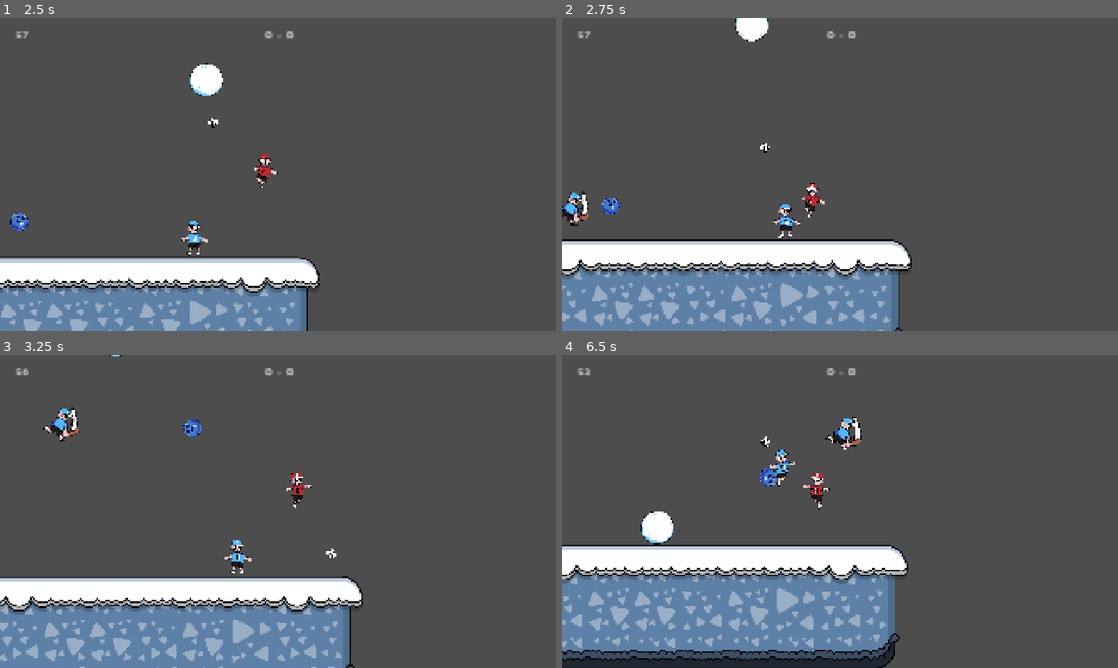
Above: before the commit, frames 1-4 (two rows, left to right).
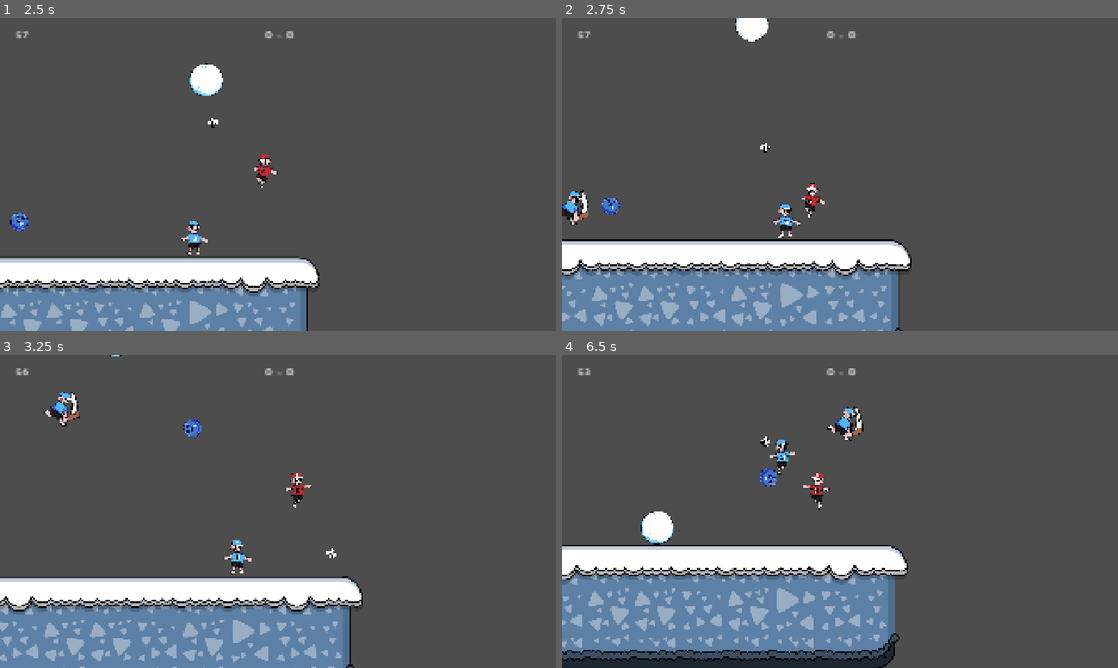
Above: after the commit, the same moments.

Repository: GuiDev-bit/Winter-Game-Jam
Game: Godot game, scene res://scenes/main/main.tscn
Two runs of this game, one before a commit and one after it. Both use one fixed random seed, a clock stepped at 60 frames per second and the inputs below. This scene is started directly instead of the project's main scene.
Inputs (mouse positions are in pixels of both pictures, inside the frame that each line leads up to):
- Up to frame 1 (2.5 s): tap Enter (ui_accept) at 0.5 s; move the mouse to (400, 158) at 0.52 s; hold D (right) 0.53-2.03 s; tap W (jump) at 0.6, 0.77, 1.07, 1.52, 1.55, 1.82, 2.3 s; move the mouse to (166, 190) at 1.27 s; click (166, 190) at 1.35 s; move the mouse to (333, 105) at 2.02 s; hold A (left) from 2.03 s (still down); hold Right mouse button (attack_r) from 2.03 s (still down)
- Up to frame 2 (2.75 s): keep holding A (left); keep holding Right mouse button (attack_r)
- Up to frame 3 (3.25 s): move the mouse to (250, 574) at 2.77 s; release A (left) at 2.78 s; release Right mouse button (attack_r) at 2.78 s; hold D (right) from 2.78 s (still down); tap W (jump) at 2.85, 3.02 s
- Up to frame 4 (6.5 s): tap W (jump) at 3.32, 3.77, 3.8, 4.07, 4.52, 4.55, 4.82, 5.1, 6.02, 6.05, 6.32 s; move the mouse to (1006, 558) at 3.52 s; click (1006, 558) at 3.6 s; move the mouse to (673, 464) at 4.27 s; release D (right) at 4.28 s; hold A (left) 4.28-5.03 s; right-click (673, 464) at 4.35 s; move the mouse to (867, 511) at 5.02 s; hold D (right) 5.03-5.78 s; move the mouse to (756, 433) at 5.77 s; hold A (left) from 5.78 s (still down); click (756, 433) at 5.85 s

Frame 1 is identical in both runs. In frame 2, 0.2% of the frame differs, in the area x 0-5%, y 54-67%; in frame 3, 0.6%; in frame 4, 0.8%, in the area x 37-55%, y 16-42%.

Commit message:
Ui code final

Diff:
--- a/project.godot
+++ b/project.godot
@@ -24,6 +24,7 @@
 AudioManager="*res://script/manager/audio_manager.gd"
 MatchManager="*uid://coaoeinnbyog8"
 AiManager="*uid://cnw0c8yukfane"
+SaveManager="*uid://cjws4nr77wrlf"
 
 [display]
 
--- a/scenes/ui/level_selector.tscn
+++ b/scenes/ui/level_selector.tscn
@@ -2,6 +2,7 @@
 
 [ext_resource type="Texture2D" uid="uid://k6r6x7to210p" path="res://assets/hud/UI_Button.png" id="1_jhogm"]
 [ext_resource type="Texture2D" uid="uid://vmug3ssx0wcb" path="res://assets/hud/UI_Credits.png" id="2_5irit"]
+[ext_resource type="Script" uid="uid://dtkkwhraawhw7" path="res://script/ui/level_selector.gd" id="2_lhagn"]
 
 [sub_resource type="StyleBoxTexture" id="StyleBoxTexture_lhagn"]
 texture = ExtResource("1_jhogm")
@@ -25,6 +26,7 @@
 grow_horizontal = 2
 grow_vertical = 2
 theme = SubResource("Theme_cr31p")
+script = ExtResource("2_lhagn")
 
 [node name="PanelContainer" type="PanelContainer" parent="." unique_id=264648195]
 layout_mode = 1
@@ -91,3 +93,7 @@
 theme_override_constants/outline_size = 10
 theme_override_font_sizes/font_size = 100
 text = "Back"
+
+[connection signal="pressed" from="PanelContainer/VBoxContainer/GridContainer/Button" to="." method="_on_button_pressed"]
+[connection signal="pressed" from="PanelContainer/VBoxContainer/GridContainer/Button2" to="." method="_on_button_2_pressed"]
+[connection signal="pressed" from="PanelContainer/VBoxContainer/Button" to="." method="_on_back_pressed"]
--- a/scenes/ui/settings_menu.tscn
+++ b/scenes/ui/settings_menu.tscn
@@ -1,5 +1,6 @@
 [gd_scene format=3 uid="uid://4o2jn7lvf5ph"]
 
+[ext_resource type="Script" uid="uid://ddiwqo5kd6r3w" path="res://script/ui/setting_menu.gd" id="1_mhswj"]
 [ext_resource type="Texture2D" uid="uid://biicvll1v04ba" path="res://assets/hud/Sans_titre_429_20260224150002.png" id="1_qwcqe"]
 
 [node name="SettingsMenu" type="Control" unique_id=1977151436]
@@ -9,6 +10,7 @@
 anchor_bottom = 1.0
 grow_horizontal = 2
 grow_vertical = 2
+script = ExtResource("1_mhswj")
 
 [node name="Background" type="TextureRect" parent="." unique_id=80299960]
 texture_filter = 1
@@ -69,3 +71,8 @@
 
 [node name="TextureRect" type="TextureRect" parent="HBoxContainer" unique_id=1565951706]
 layout_mode = 2
+
+[connection signal="value_changed" from="HBoxContainer/VBoxContainer/Music/HSlider" to="." method="_on_h_slider_value_changed"]
+[connection signal="value_changed" from="HBoxContainer/VBoxContainer/SFX/HSlider" to="." method="_on_h_slider_2_value_changed"]
+[connection signal="pressed" from="HBoxContainer/VBoxContainer/Reset to default" to="." method="_on_reset_to_default_pressed"]
+[connection signal="pressed" from="HBoxContainer/VBoxContainer/Back" to="." method="_on_back_pressed"]
--- a/scenes/ui/win_menu.tscn
+++ b/scenes/ui/win_menu.tscn
@@ -46,12 +46,12 @@
 layout_mode = 2
 alignment = 1
 
-[node name="Play Again" type="TextureButton" parent="Panel/MarginContainer/VBoxContainer/HBoxContainer" unique_id=1209566276]
+[node name="play_again" type="TextureButton" parent="Panel/MarginContainer/VBoxContainer/HBoxContainer" unique_id=1209566276]
 layout_mode = 2
 texture_normal = ExtResource("2_8ch8s")
 stretch_mode = 3
 
-[node name="Label" type="Label" parent="Panel/MarginContainer/VBoxContainer/HBoxContainer/Play Again" unique_id=1123807628]
+[node name="Label" type="Label" parent="Panel/MarginContainer/VBoxContainer/HBoxContainer/play_again" unique_id=1123807628]
 layout_mode = 1
 anchors_preset = 8
 anchor_left = 0.5
@@ -70,12 +70,12 @@
 text = "Play Again"
 horizontal_alignment = 1
 
-[node name="Main Menu" type="TextureButton" parent="Panel/MarginContainer/VBoxContainer/HBoxContainer" unique_id=415755882]
+[node name="main_menu" type="TextureButton" parent="Panel/MarginContainer/VBoxContainer/HBoxContainer" unique_id=415755882]
 layout_mode = 2
 texture_normal = ExtResource("2_8ch8s")
 stretch_mode = 3
 
-[node name="Label" type="Label" parent="Panel/MarginContainer/VBoxContainer/HBoxContainer/Main Menu" unique_id=71586627]
+[node name="Label" type="Label" parent="Panel/MarginContainer/VBoxContainer/HBoxContainer/main_menu" unique_id=71586627]
 layout_mode = 1
 anchors_preset = 8
 anchor_left = 0.5
@@ -94,5 +94,5 @@
 text = "Main Menu"
 horizontal_alignment = 1
 
-[connection signal="pressed" from="Panel/MarginContainer/VBoxContainer/HBoxContainer/Play Again" to="." method="_on_play_again_pressed"]
-[connection signal="pressed" from="Panel/MarginContainer/VBoxContainer/HBoxContainer/Main Menu" to="." method="_on_main_menu_pressed"]
+[connection signal="pressed" from="Panel/MarginContainer/VBoxContainer/HBoxContainer/play_again" to="." method="_on_play_again_pressed"]
+[connection signal="pressed" from="Panel/MarginContainer/VBoxContainer/HBoxContainer/main_menu" to="." method="_on_main_menu_pressed"]
--- a/script/enemy/enemy.gd
+++ b/script/enemy/enemy.gd
@@ -213,7 +213,8 @@
 		return
 	var dist = global_position.distance_to(ball_ref.global_position)
 	var ball_is_above = ball_ref.global_position.y < global_position.y - 30
-	if dist < ball_jump_range and ball_is_above and jump_cooldown <= 0:
+	var ball_not_too_high = ball_ref.global_position.y > global_position.y - 300
+	if dist < ball_jump_range and ball_is_above and ball_not_too_high and jump_cooldown <= 0:
 		if randf() < jump_chance:
-			velocity.y = jump_force
+			movcomp.jump()
 			jump_cooldown = 1.5
--- a/script/manager/audio_manager.gd
+++ b/script/manager/audio_manager.gd
@@ -15,9 +15,13 @@
 	add_child(music_player)
 	add_child(sfx_player)
 
+	var volumes = SaveManager.load_volume()
+	set_music_volume(volumes["music"])
+	set_sfx_volume(volumes["sfx"])
+
 	menu_music = load("res://assets/audio/music/music menu/MENU SWAF (1).ogg")
 	win_music = load("res://assets/audio/music/music/VICTOIRE.wav")
-	bat_hit_sfx = load("res://assets/audio/SFX/SFX BaseBall Bat.wav")
+	bat_hit_sfx = load("res://assets/audio/SFX/SFX BaseBall Bat (1).wav")
 
 func play_music(stream: AudioStream) -> void:
 	if music_player.stream == stream and music_player.playing:
--- /dev/null
+++ b/script/manager/save_manager.gd
@@ -0,0 +1,39 @@
+extends Node
+
+const SAVE_PATH = "user://save.cfg"
+var config := ConfigFile.new()
+
+func _ready() -> void:
+	load_data()
+
+func save_data() -> void:
+	config.save(SAVE_PATH)
+
+func load_data() -> void:
+	if FileAccess.file_exists(SAVE_PATH):
+		config.load(SAVE_PATH)
+
+func save_volume(music: float, sfx: float) -> void:
+	config.set_value("audio", "music", music)
+	config.set_value("audio", "sfx", sfx)
+	save_data()
+
+func load_volume() -> Dictionary:
+	return {
+		"music": config.get_value("audio", "music", 1.0),
+		"sfx": config.get_value("audio", "sfx", 1.0)
+	}
+
+func save_score(score: int) -> void:
+	var scores = load_scores()
+	scores.append(score)
+	scores.sort()
+	scores.reverse()
+	# Garde seulement le top 5
+	if scores.size() > 5:
+		scores.resize(5)
+	config.set_value("scores", "top5", scores)
+	save_data()
+
+func load_scores() -> Array:
+	return config.get_value("scores", "top5", [])
--- /dev/null
+++ b/script/ui/level_selector.gd
@@ -0,0 +1,18 @@
+extends Control
+
+# Button et Button2 dans le GridContainer = niveau 1 et 2
+@onready var level1 : Button = $PanelContainer/VBoxContainer/GridContainer/Button
+@onready var level2 : Button = $PanelContainer/VBoxContainer/GridContainer/Button2
+@onready var back : Button = $PanelContainer/VBoxContainer/Button
+
+func _on_button_pressed() -> void:
+	# Niveau 1 = arena de base
+	GameManager.reset()
+	get_tree().change_scene_to_file("res://scenes/main/main.tscn")
+
+func _on_button_2_pressed() -> void:
+	# Niveau 2 à faire plus tard
+	pass
+
+func _on_back_pressed() -> void:
+	get_tree().change_scene_to_file("res://scenes/ui/main_menu.tscn")
--- a/script/ui/lose_menu.gd
+++ b/script/ui/lose_menu.gd
@@ -1,19 +1,12 @@
 extends Control
 
-
-# Called when the node enters the scene tree for the first time.
-func _ready() -> void:
-	pass # Replace with function body.
-
-
-# Called every frame. 'delta' is the elapsed time since the previous frame.
-func _process(delta: float) -> void:
-	pass
-
+@onready var retry : Button = $Panel/MarginContainer/VBoxContainer/HBoxContainer/Retry
+@onready var main_menu : Button = $Panel/MarginContainer/VBoxContainer/HBoxContainer/Main Menu
 
 func _on_retry_pressed() -> void:
-	get_tree().reload_current_scene()
-	#TODO reset all Globals
+	GameManager.reset()
+	get_tree().change_scene_to_file("res://scenes/main/main.tscn")
 
 func _on_main_menu_pressed() -> void:
+	GameManager.reset()
 	get_tree().change_scene_to_file("res://scenes/ui/main_menu.tscn")
--- a/script/ui/main_menu.gd
+++ b/script/ui/main_menu.gd
@@ -1,25 +1,17 @@
 extends Control
 
+@onready var start : Button = $VBoxContainer/Start
+@onready var settings : Button = $VBoxContainer/Settings
+@onready var exit : Button = $VBoxContainer/Exit
 
-# Called when the node enters the scene tree for the first time.
 func _ready() -> void:
 	AudioManager.play_menu_music()
 
+func _on_start_pressed() -> void:
+	get_tree().change_scene_to_file("res://scenes/ui/level_selector.tscn")
 
-# Called every frame. 'delta' is the elapsed time since the previous frame.
-func _process(_delta: float) -> void:
-	pass
-
-
+func _on_settings_pressed() -> void:
+	get_tree().change_scene_to_file("res://scenes/ui/settings_menu.tscn")
 
 func _on_exit_pressed() -> void:
 	get_tree().quit()
-
-
-func _on_settings_pressed() -> void:
-	pass # Replace with function body.
-
-func _on_start_pressed() -> void:
-	get_tree().change_scene_to_file("res://scenes/main/main.tscn")
-	#await get_tree().process_frame
-	GameManager.start_game()
--- /dev/null
+++ b/script/ui/setting_menu.gd
@@ -0,0 +1,29 @@
+extends Control
+
+@onready var music_slider : HSlider = $HBoxContainer/VBoxContainer/Music/HSlider
+@onready var sfx_slider : HSlider = $HBoxContainer/VBoxContainer/SFX/HSlider
+@onready var back : Button = $HBoxContainer/VBoxContainer/Back
+@onready var reset : Button = $"HBoxContainer/VBoxContainer/Reset to default"
+
+func _ready() -> void:
+	var volumes = SaveManager.load_volume()
+	music_slider.value = volumes["music"]
+	sfx_slider.value = volumes["sfx"]
+
+func _on_h_slider_value_changed(value: float) -> void:
+	AudioManager.set_music_volume(value)
+	SaveManager.save_volume(value, sfx_slider.value)
+
+func _on_h_slider_2_value_changed(value: float) -> void:
+	AudioManager.set_sfx_volume(value)
+	SaveManager.save_volume(music_slider.value, value)
+
+func _on_reset_to_default_pressed() -> void:
+	music_slider.value = 1.0
+	sfx_slider.value = 1.0
+	AudioManager.set_music_volume(1.0)
+	AudioManager.set_sfx_volume(1.0)
+	SaveManager.save_volume(1.0, 1.0)
+
+func _on_back_pressed() -> void:
+	get_tree().change_scene_to_file("res://scenes/ui/main_menu.tscn")
--- a/script/ui/win_menu.gd
+++ b/script/ui/win_menu.gd
@@ -1,20 +1,23 @@
 extends Control
 
+@onready var label : Label = $Panel/MarginContainer/VBoxContainer/Label
+@onready var play_again : Button = $"Panel/MarginContainer/VBoxContainer/HBoxContainer/Play Again"
+@onready var main_menu_btn : Button = $"Panel/MarginContainer/VBoxContainer/HBoxContainer/Main Menu"
 
-# Called when the node enters the scene tree for the first time.
 func _ready() -> void:
-	$ScoreLabel.text = str(GameManager.score_left) + " - " + str(GameManager.score_right)
 	AudioManager.play_win_music()
-
-
-# Called every frame. 'delta' is the elapsed time since the previous frame.
-func _process(delta: float) -> void:
-	pass
-
+	var score = GameManager.score_left
+	SaveManager.save_score(score)
+	var scores = SaveManager.load_scores()
+	var text = "TOP 5\n"
+	for i in range(scores.size()):
+		text += str(i + 1) + ". " + str(scores[i]) + "\n"
+	label.text = text
 
 func _on_play_again_pressed() -> void:
-	get_tree().reload_current_scene()
-	#TODO reset all globals
+	GameManager.reset()
+	get_tree().change_scene_to_file("res://scenes/main/main.tscn")
 
 func _on_main_menu_pressed() -> void:
+	GameManager.reset()
 	get_tree().change_scene_to_file("res://scenes/ui/main_menu.tscn")
Not shown, added: assets/audio/SFX/SFX BaseBall Bat (1).wav.import
Not shown, removed: assets/audio/SFX/SFX BaseBall Bat.wav.import
Not shown, added: script/manager/save_manager.gd.uid
Not shown, added: script/ui/level_selector.gd.uid
Not shown, added: script/ui/setting_menu.gd.uid
Not shown, added: assets/audio/SFX/SFX BaseBall Bat (1).wav
Not shown, removed: assets/audio/SFX/SFX BaseBall Bat.wav
